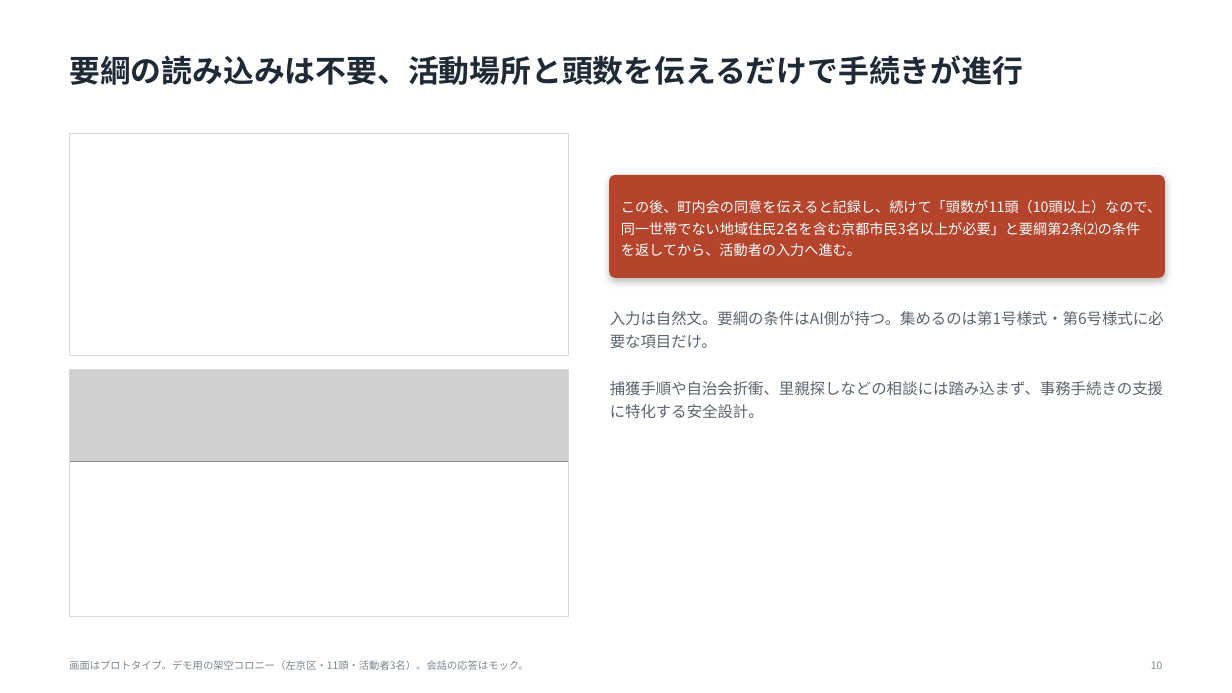
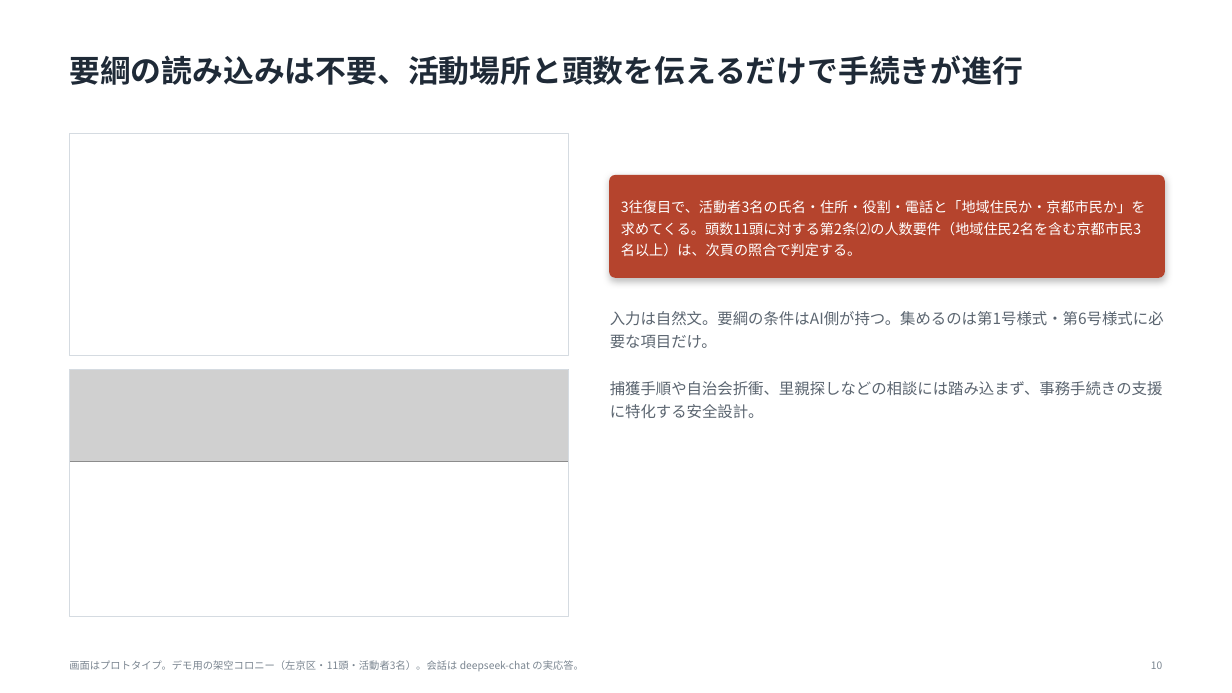
Before and after one commit to tsurutontan634/VORN, a slide deck: slide 10 of docs/deck3/nekonote_VORN2026.pptx. Drawn at 1232x693 pixels with LibreOffice and Linux fonts; fonts in the diff are those of the drawing; grey boxes stand for pictures; background and template pictures are left out. Boxes give left, top, right and bottom in pixels: in the first picture for what was removed or moved away, otherwise in the second. Text is boxed around its words. In the diff, an @@ line names an element or a change of style, - is before the commit and + after.

```diff
--- a/docs/deck3/nekonote_VORN2026.pptx
+++ b/docs/deck3/nekonote_VORN2026.pptx
@@ text at (621, 200, 1146, 256): text changed @@
-この後、町内会の同意を伝えると記録し、続けて「頭数が11頭（10頭以上）なので、同一世帯でない地域住民2名を含む京都市民3名以上が必要」と要綱第2条⑵の条件を返してから、活動者の入力へ進む。
+3往復目で、活動者3名の氏名・住所・役割・電話と「地域住民か・京都市民か」を求めてくる。頭数11頭に対する第2条⑵の人数要件（地域住民2名を含む京都市民3名以上）は、次頁の照合で判定する。
@@ text at (69, 660, 583, 671): text changed @@
-画面はプロトタイプ。デモ用の架空コロニー（左京区・11頭・活動者3名）。会話の応答はモック。
+画面はプロトタイプ。デモ用の架空コロニー（左京区・11頭・活動者3名）。会話は deepseek-chat の実応答。
```
Also in this commit, not shown: 5 other slides changed, 38 other files.
